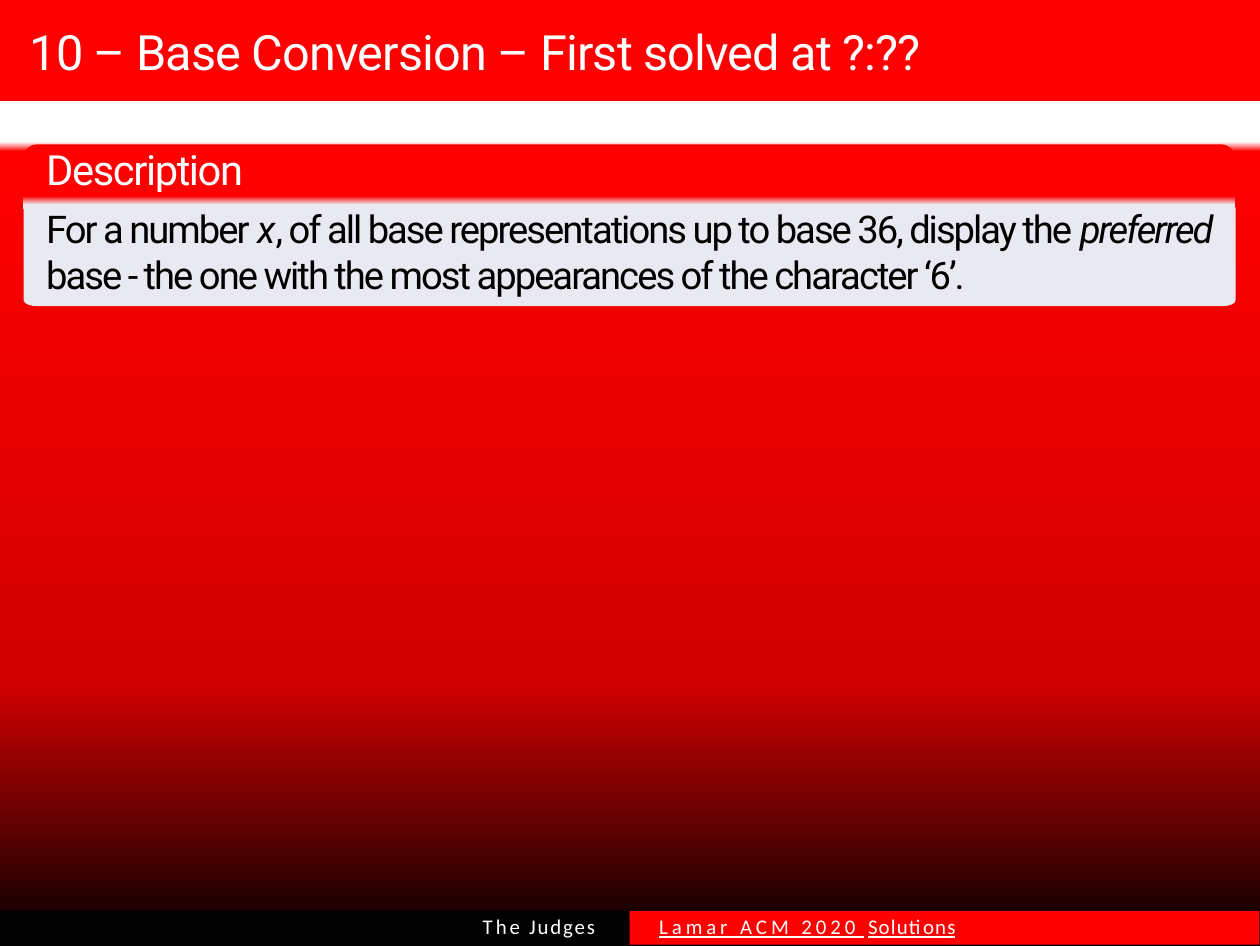
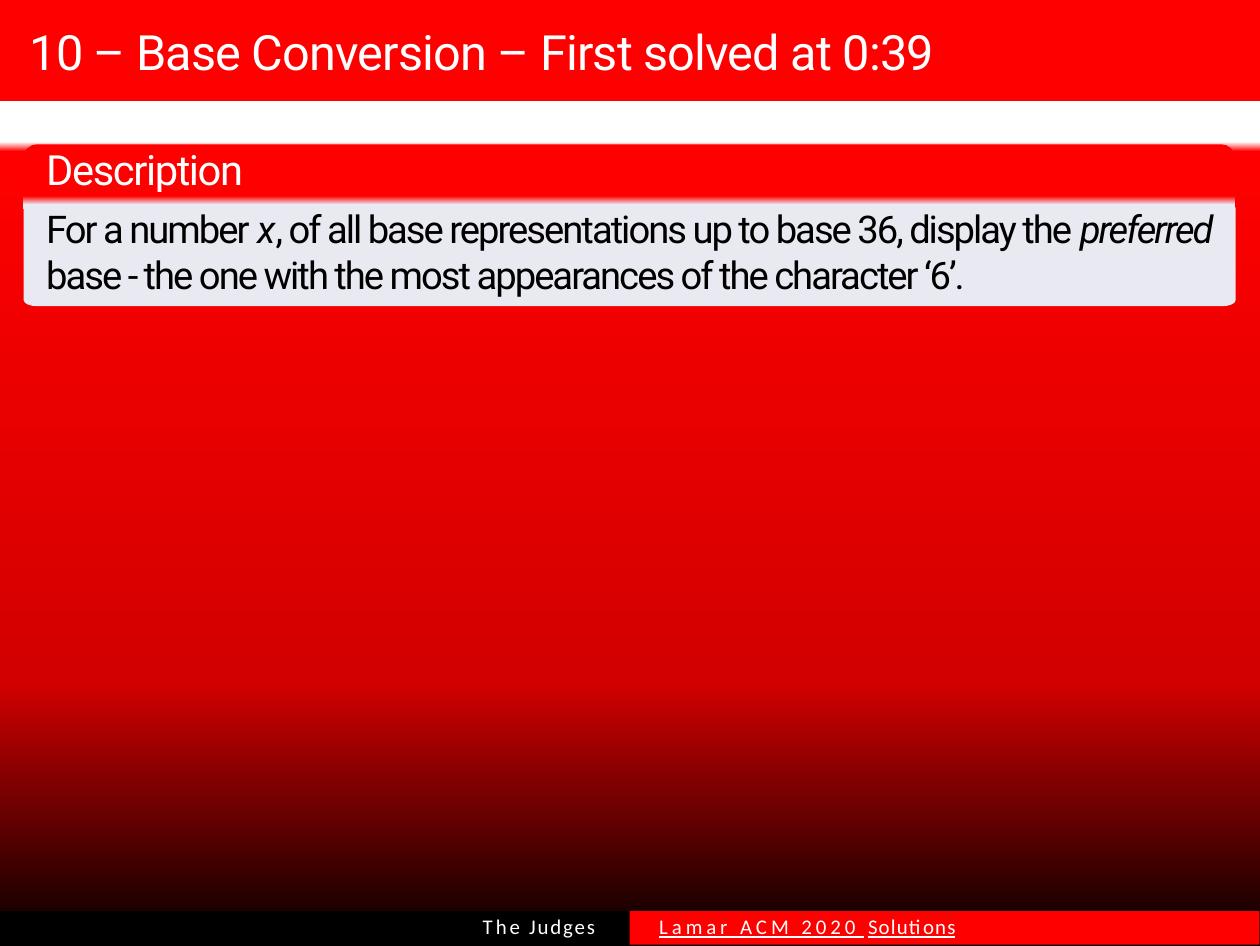
Before and after one commit to MKBeSomeone/MintFamily, a slide deck: slide 8 of Lamar ACM 2020 Solution Slides.pptx (slide 27 before the commit). Drawn at 1260x946 pixels with LibreOffice and Linux fonts; fonts in the diff are those of the drawing. Boxes give left, top, right and bottom in pixels: in the first picture for what was removed or moved away, otherwise in the second. Text is boxed around its words. In the diff, an @@ line names an element or a change of style, - is before the commit and + after.

```diff
--- a/Lamar ACM 2020 Solution Slides.pptx
+++ b/Lamar ACM 2020 Solution Slides.pptx
@@ title at (x1=30, y1=33, x2=934, y2=71): text changed @@
-10 – Base Conversion – First solved at ?:??
+10 – Base Conversion – First solved at 0:39
```
Also in this commit, not shown: 12 other slides changed.
